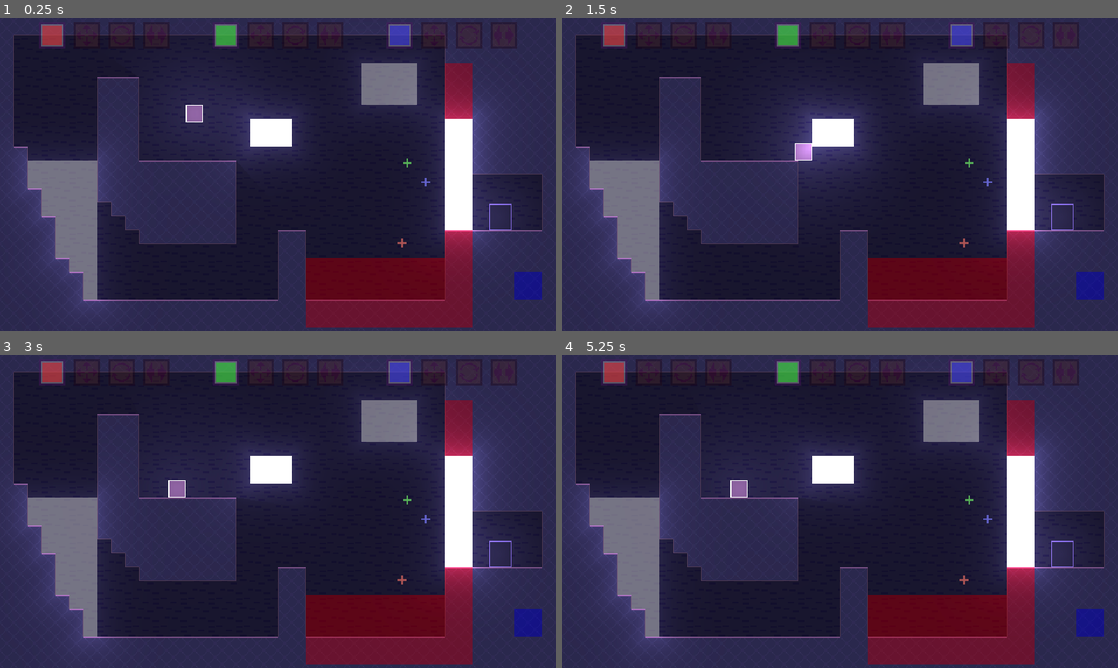
Above: before the commit, frames 1-4 (two rows, left to right).
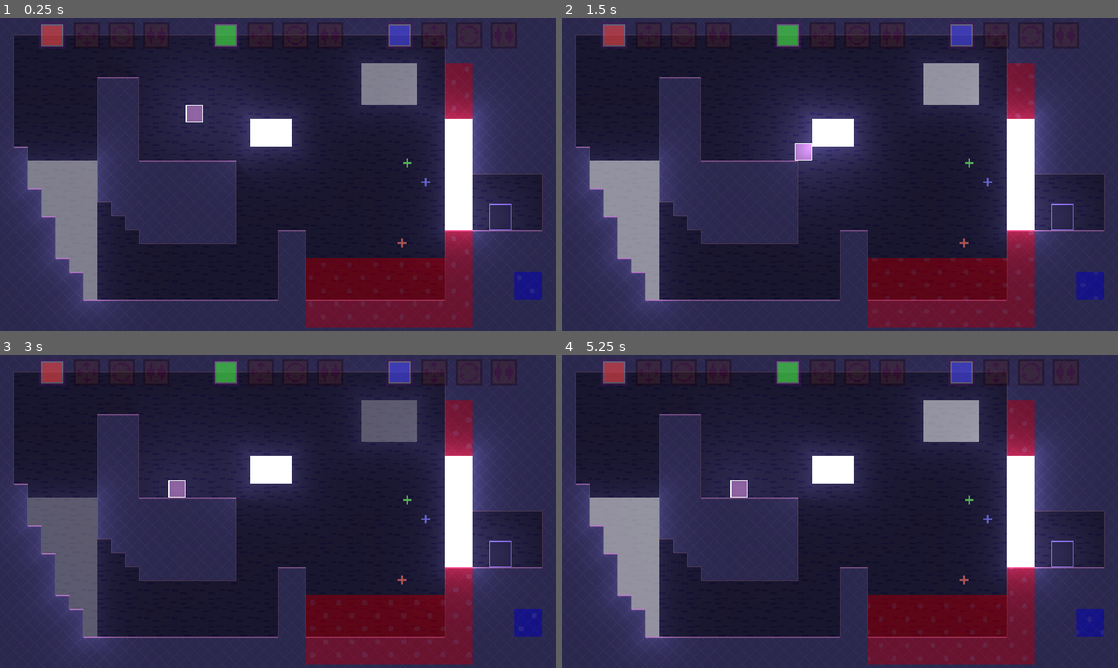
Above: after the commit, the same moments.

Repository: robotmaster/game-off-2026
Game: Godot game, scene res://scenes/rooms/falling_lock_intro.tscn
Two runs of this game, one before a commit and one after it. Both use one fixed random seed, a clock stepped at 60 frames per second and the inputs below. This scene is started directly instead of the project's main scene.
Inputs:
- Up to frame 1 (0.25 s): no input
- Up to frame 2 (1.5 s): hold Shift (move_slow) 0.53-1.28 s; hold Right (right) from 0.53 s (still down); tap Up (up) at 0.77 s; tap X (switch_edit) at 1.35 s
- Up to frame 3 (3 s): tap Up (up) at 1.52 s; release Right (right) at 2.03 s; hold Left (left) 2.03-2.78 s; tap Z (toggle_play) at 2.1 s; hold Right (right) from 2.78 s (still down); tap Shift (move_slow) at 2.85 s
- Up to frame 4 (5.25 s): tap Up (up) at 3.02, 3.77, 4.52 s; tap X (switch_edit) at 3.6 s; release Right (right) at 4.28 s; hold Left (left) 4.28-5.03 s; tap Z (toggle_play) at 4.35 s; hold Right (right) from 5.03 s (still down); hold Shift (move_slow) from 5.03 s (still down)

The runs differ from the first frame. In frame 1, less than 0.1% of the frame differs, in the area x 81-82%, y 28-72%; in frame 2, 4.8%; in frame 3, 4.8%, in the area x 5-85%, y 14-90%; in frame 4, 4.8%.

Commit message:
did some shaders

Diff:
--- a/game-off-2026/scenes/room.tscn
+++ b/game-off-2026/scenes/room.tscn
@@ -20,11 +20,11 @@
 [sub_resource type="ShaderMaterial" id="ShaderMaterial_277jj"]
 shader = ExtResource("3_jn645")
 shader_parameter/alpha = 0.4
-shader_parameter/channel_colors = Color(0.94509804, 0.81960785, 1, 1)
-shader_parameter/flash_interval = 4.0
-shader_parameter/flash_width = 50.0
-shader_parameter/flash_speed = 600.0
-shader_parameter/flash_alpha = 0.6
+shader_parameter/channel_colors = Color(0.9452769, 0.8328435, 1, 1)
+shader_parameter/circle_distance = 30.0
+shader_parameter/circle_speed = 5.0
+shader_parameter/circle_color = 0.8
+shader_parameter/circle_radius = 3.0
 shader_parameter/time = 0.0
 
 [sub_resource type="CanvasItemMaterial" id="CanvasItemMaterial_jn645"]
--- a/game-off-2026/scenes/special_scenes/polygon_move_area.tscn
+++ b/game-off-2026/scenes/special_scenes/polygon_move_area.tscn
@@ -5,6 +5,7 @@
 
 [sub_resource type="ShaderMaterial" id="ShaderMaterial_62lx5"]
 shader = ExtResource("2_boppj")
+shader_parameter/time = 0.0
 
 [node name="PolygonMoveArea" type="Polygon2D" unique_id=1814940687]
 material = SubResource("ShaderMaterial_62lx5")
--- a/game-off-2026/scripts/polygon_move_area.gd
+++ b/game-off-2026/scripts/polygon_move_area.gd
@@ -18,6 +18,8 @@
 @export var blue_rotate_allowed := false
 @export var blue_scale_allowed := false
 
+var time := 0.0
+
 func _ready() -> void:
 	polygon = global_transform * polygon
 
@@ -26,6 +28,7 @@
 	$CollisionArea/Polygon.polygon = polygon
 
 func update_move_areas(Room : RoomRoot, Player : PlayerClass) -> void:
+
 	if Room.is_editing:
 		VisualTools.add_polygon_light([polygon], EDITING_LIGHT_ENERGY, LIGHT_FADE_MULT)
 	else:
@@ -58,3 +61,7 @@
 		allowed_transforms.append({"node": Room.color_3_parent, "transform": Room.PolygonTransforms.Scale})
 
 	Room.allowed_polygon_transforms = allowed_transforms
+
+func _process(delta: float) -> void:
+	time += delta
+	material.set_shader_parameter("time", time)
--- a/game-off-2026/shaders/polygon_move_area.gdshader
+++ b/game-off-2026/shaders/polygon_move_area.gdshader
@@ -1,9 +1,13 @@
 shader_type canvas_item;
+
+uniform float time;
 
 void fragment() {
 	vec4 original_color = COLOR;
 	if (original_color.r > 0.5) {
-		COLOR = vec4(0.6, 0.6, 0.6, 0.5);
+		float adjusted_time = sin(time * 1.4);
+
+		COLOR = mix(vec4(0.6, 0.6, 0.6, 0.5), vec4(0.7, 0.7, 0.7, 0.6), adjusted_time);
 	}
 	else {
 		COLOR = vec4(0.0, 0.0, 0.0, 0.0);
--- a/game-off-2026/shaders/polygons.gdshader
+++ b/game-off-2026/shaders/polygons.gdshader
@@ -4,30 +4,42 @@
 uniform float alpha;
 uniform vec3 channel_colors : source_color;
 uniform sampler2D screen_texture : hint_screen_texture, repeat_disable, filter_nearest;
-uniform float flash_interval;
-uniform float flash_width;
-uniform float flash_speed;
-uniform float flash_alpha;
+uniform float circle_distance;
+uniform float circle_speed;
+uniform float circle_color;
+uniform float circle_radius;
 
 uniform float time;
 
 void fragment() {
 	vec4 original_color = textureLod(screen_texture, SCREEN_UV, 0.0);
+
+	float time_add = round(time / 0.03) * 0.03 * circle_speed;
+	if (original_color.r > 0.5 || original_color.g > 0.5 || original_color.b > 0.5) {
+		float radius_squared = pow(circle_radius, 2.0);
+
+		float adjusted_x = mod(FRAGCOORD.x + time * circle_speed * 2.0, circle_distance) - circle_distance / 2.0;
+		float adjusted_y = mod(FRAGCOORD.y + time * circle_speed, circle_distance) - circle_distance / 2.0;
+
+		if (pow(adjusted_x, 2.0) + pow(adjusted_y, 2.0) < radius_squared) {
+			original_color.rgb = vec3(1, 1, 1) - (vec3(1, 1, 1) - original_color.rgb) * circle_color;
+		}
+
+		adjusted_x = mod(FRAGCOORD.x - circle_distance / 2.0 + time * circle_speed * 2.0, circle_distance) - circle_distance / 2.0;
+		adjusted_y = mod(FRAGCOORD.y - circle_distance / 2.0 + time * circle_speed, circle_distance) - circle_distance / 2.0;
+
+		if (pow(adjusted_x, 2.0) + pow(adjusted_y, 2.0) < radius_squared) {
+			original_color.rgb = vec3(1, 1, 1) - (vec3(1, 1, 1) - original_color.rgb) * circle_color;
+		}
+
+	}
+
+
 	original_color.rgb *= channel_colors;
 
-	float time_add = round(time / 0.03) * 0.03 * flash_speed;
 
 	original_color.a *= alpha;
 
-	float closeness_number = mod(FRAGCOORD.x - FRAGCOORD.y + time_add, flash_interval * flash_speed);
+	COLOR = original_color;
 
-	float closeness = 1.0 - (abs(closeness_number - flash_width / 2.0) / (flash_width / 2.0));
-
-	if (closeness_number < flash_width) {
-		if (original_color.r > 0.5 || original_color.g > 0.5 || original_color.b > 0.5) {
-			original_color = mix(original_color, vec4(1, 1, 1, 1), flash_alpha * closeness);
-		}
-	}
-
-	COLOR = original_color;
 }
